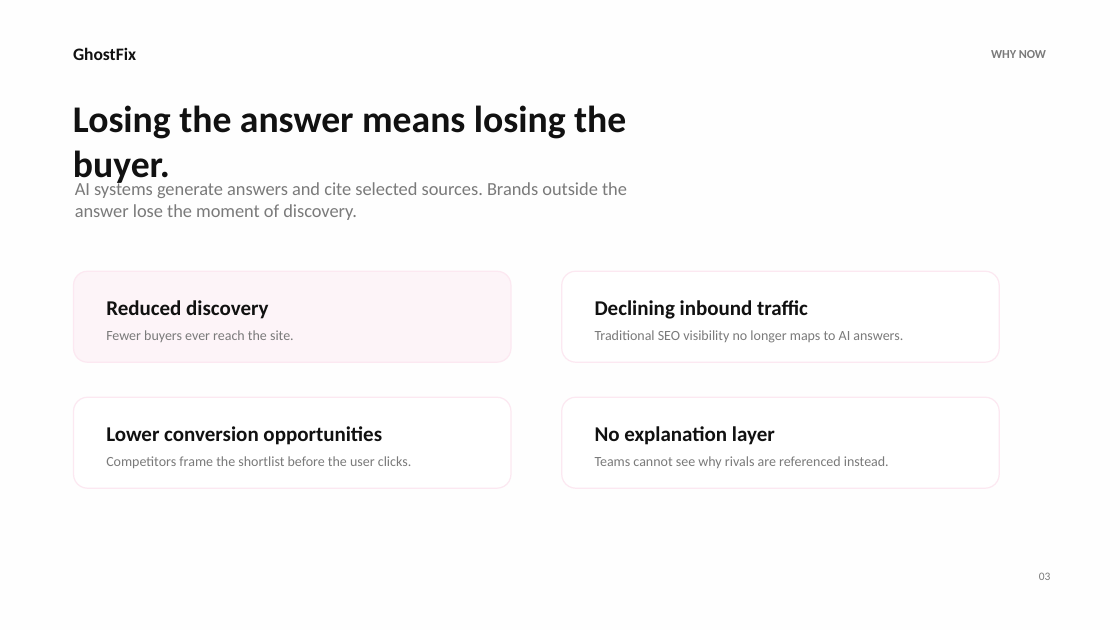
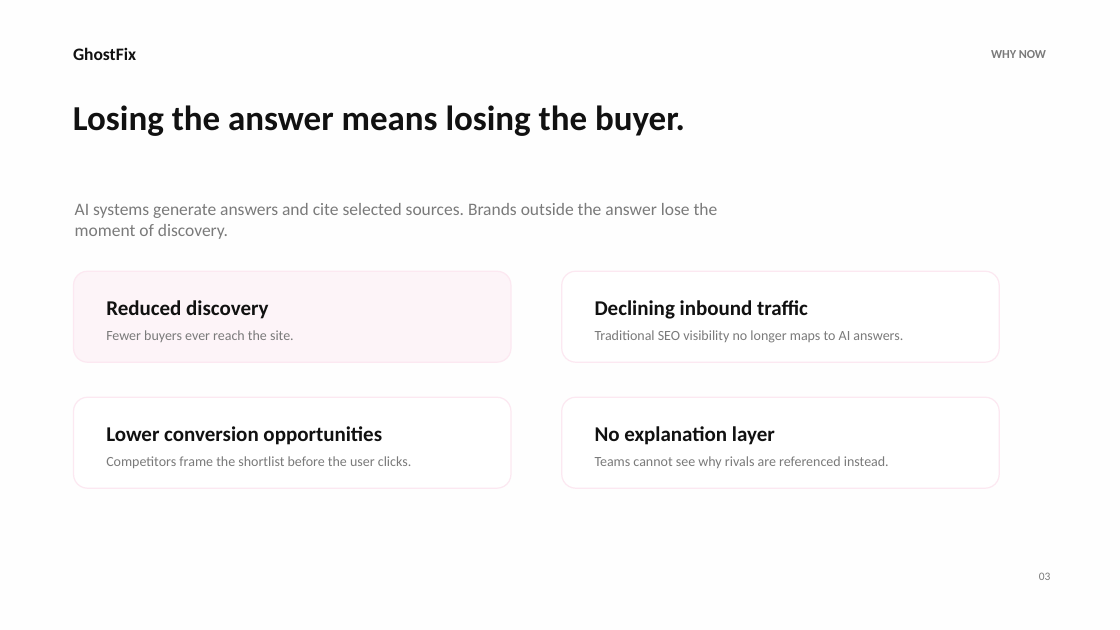
Before and after one commit to wcnjing/ghostfix, a slide deck: slide 3 of outputs/ghostfix-hackathon-pitch.pptx. Drawn at 1120x630 pixels with LibreOffice and Linux fonts; fonts in the diff are those of the drawing. Boxes give left, top, right and bottom in pixels: in the first picture for what was removed or moved away, otherwise in the second. Text is boxed around its words. In the diff, an @@ line names an element or a change of style, - is before the commit and + after.

```diff
--- a/outputs/ghostfix-hackathon-pitch.pptx
+++ b/outputs/ghostfix-hackathon-pitch.pptx
@@ text "Losing the answer means losing ..." at (73, 105, 685, 136): size 32.2 to 30 pt @@
@@ text "AI systems generate answers and ...": place and size @@
-text "AI systems generate answers and ..." at (75, 180, 627, 220)
+text "AI systems generate answers and ..." at (75, 203, 718, 239)
@@ text "AI systems generate answers and ..." at (75, 203, 718, 239): size 15.8 to 15 pt @@
```
Also in this commit, not shown: 6 other slides changed, 4 other files.
